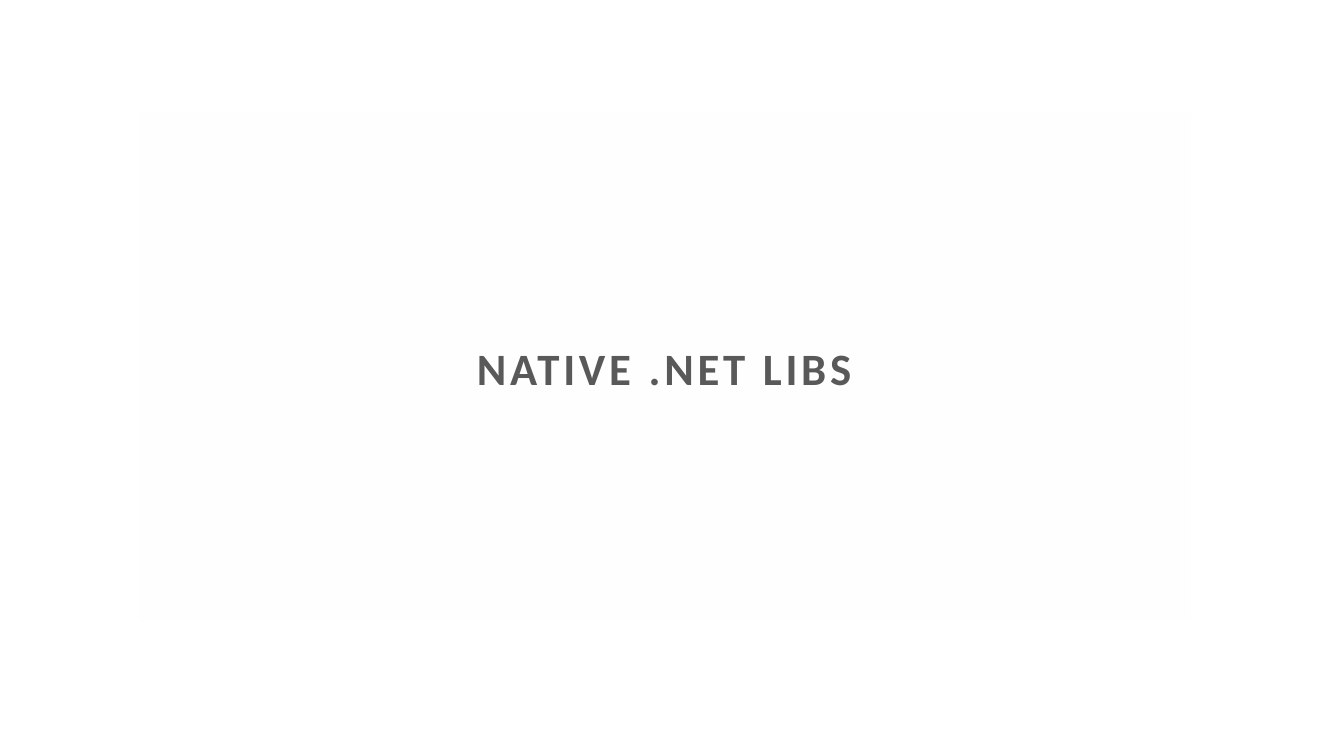
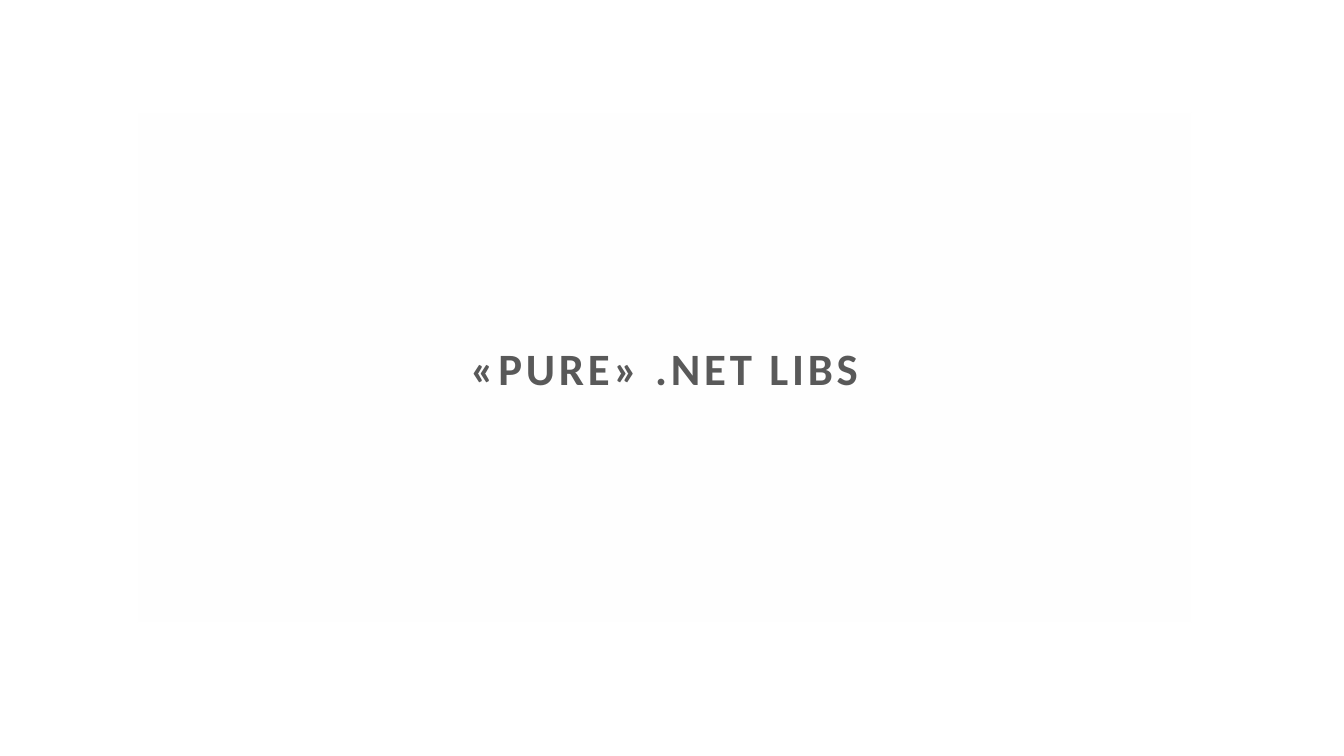
Before and after one commit to MihailRomanov/TechTalks_GUI_in_Net, a slide deck: slide 18 of presentation.pptx. Drawn at 1344x756 pixels with LibreOffice and Linux fonts; fonts in the diff are those of the drawing; background and template pictures are left out. Boxes give left, top, right and bottom in pixels: in the first picture for what was removed or moved away, otherwise in the second. Text is boxed around its words. In the diff, an @@ line names an element or a change of style, - is before the commit and + after.

Commit message:
Update presentation

```diff
--- a/presentation.pptx
+++ b/presentation.pptx
@@ title at [470, 355, 857, 386]: text changed @@
-NATIVE .NET LIBS
+«PURE» .NET LIBS
```
Also in this commit, not shown: 3 other slides changed, 5 slides added, 2 slides removed.
